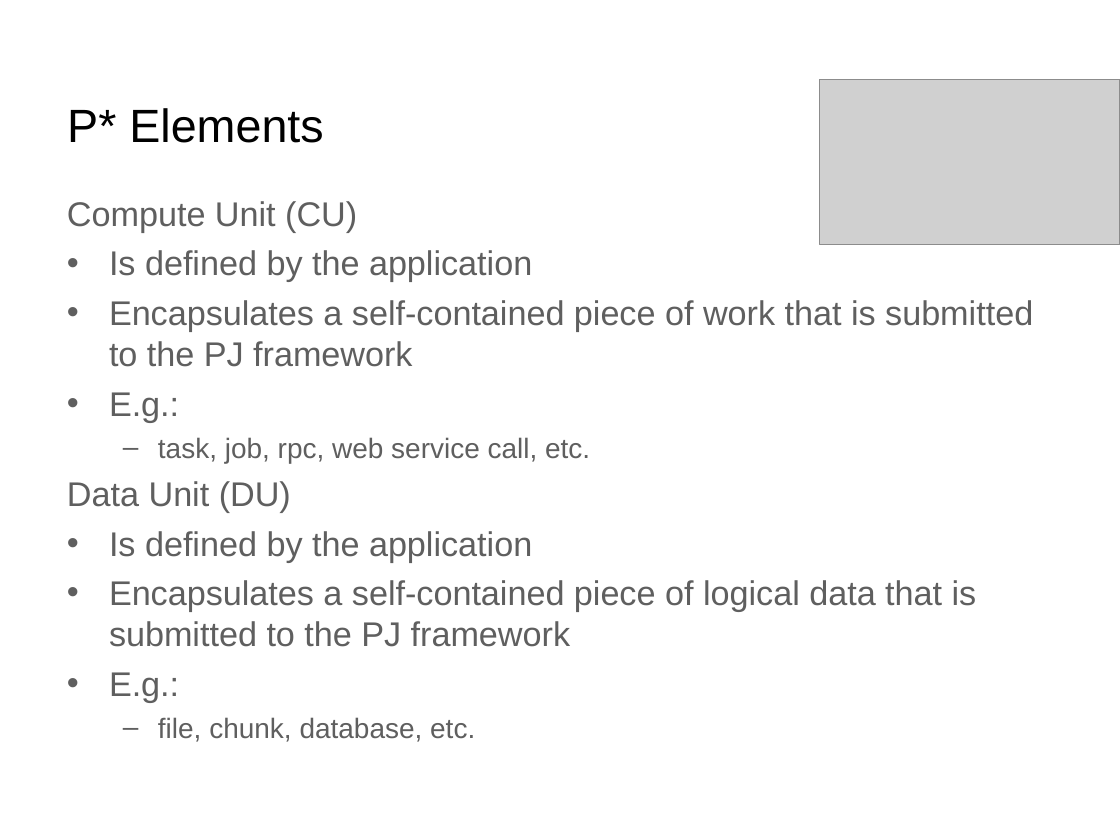
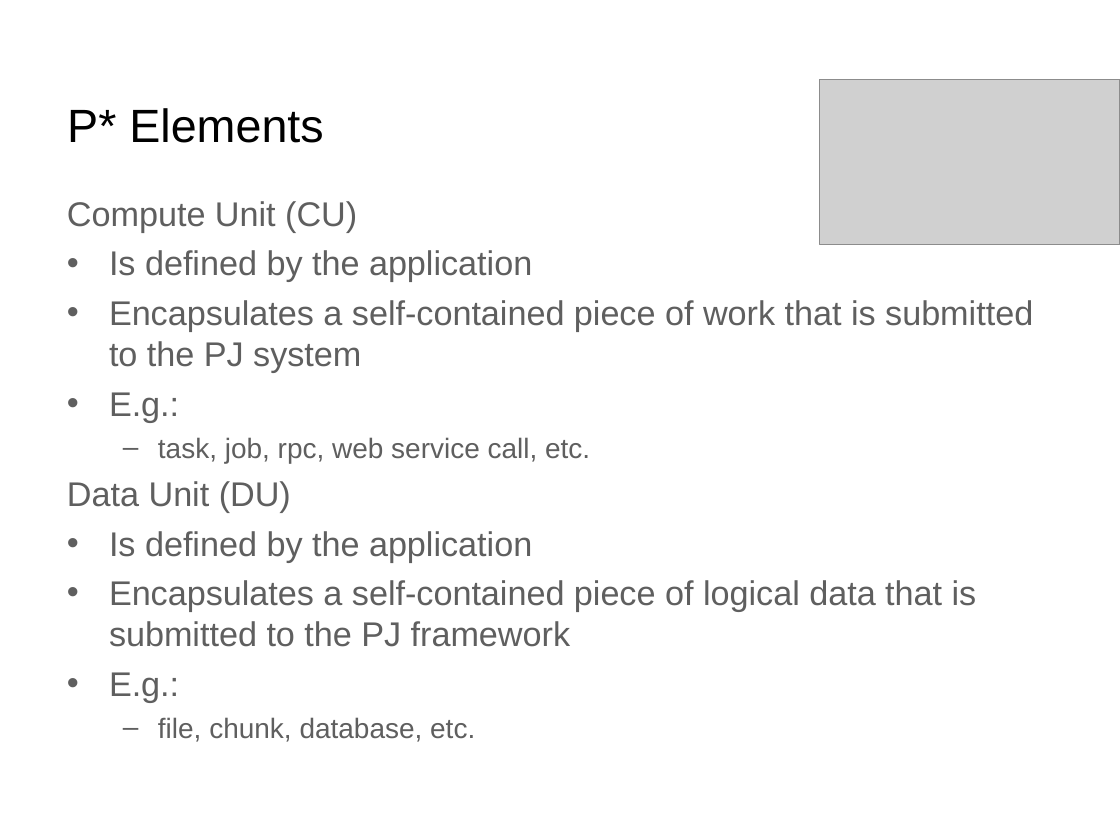
Before and after one commit to saga-project/presentations, a slide deck: slide 12 of bnl-pstar.ppt. Drawn at 1120x840 pixels with LibreOffice and Linux fonts; fonts in the diff are those of the drawing; grey boxes stand for pictures; background and template pictures are left out. Boxes give left, top, right and bottom in pixels: in the first picture for what was removed or moved away, otherwise in the second. Text is boxed around its words. In the diff, an @@ line names an element or a change of style, - is before the commit and + after.

```diff
--- a/bnl-pstar.ppt
+++ b/bnl-pstar.ppt
@@ text at [109,300,1033,373]: text changed @@
-• Encapsulates a self-contained piece of work that is submitted to the PJ framework
+• Encapsulates a self-contained piece of work that is submitted to the PJ system
```
Also in this commit, not shown: 14 other slides changed.
